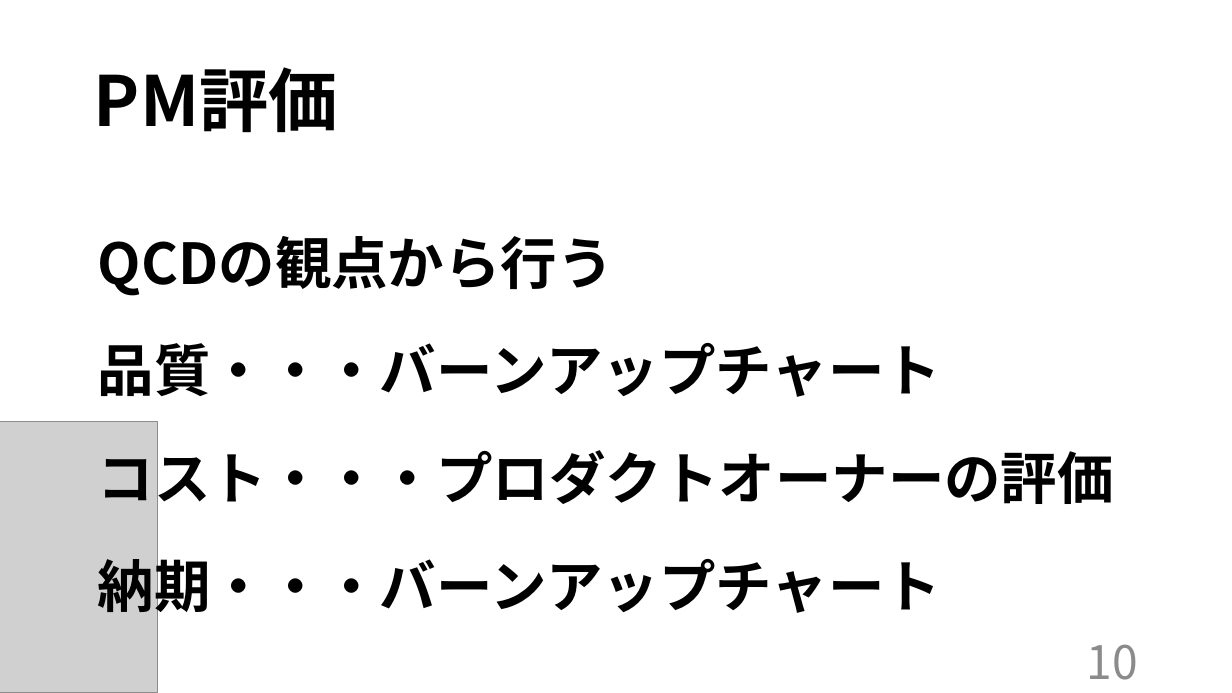
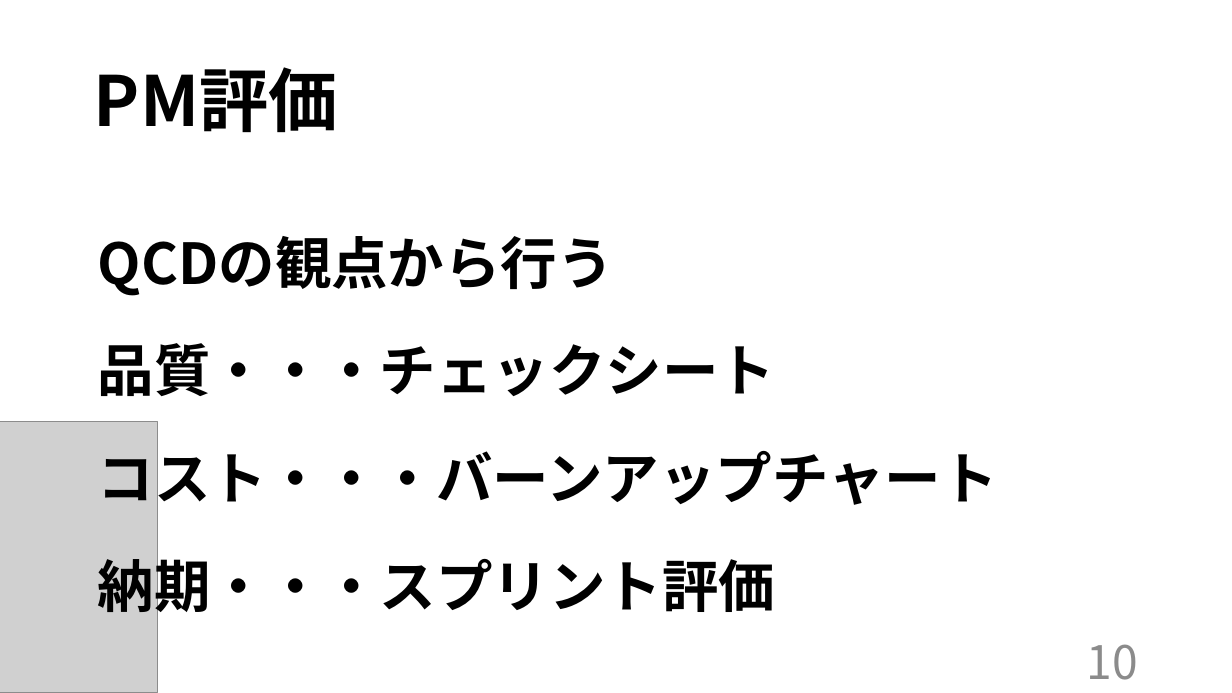
Before and after one commit to kazukiyoshida96/PM-, a slide deck: slide 11 of 最終.pptx. Drawn at 1232x693 pixels with LibreOffice and Linux fonts; fonts in the diff are those of the drawing; grey boxes stand for pictures. Boxes give left, top, right and bottom in pixels: in the first picture for what was removed or moved away, otherwise in the second. Text is boxed around its words. In the diff, an @@ line names an element or a change of style, - is before the commit and + after.

```diff
--- a/最終.pptx
+++ b/最終.pptx
@@ text at (98, 343, 998, 622): text changed @@
-品質・・・バーンアップチャート
-コスト・・・プロダクトオーナーの評価
-納期・・・バーンアップチャート
+品質・・・チェックシート
+コスト・・・バーンアップチャート
+納期・・・スプリント評価
```
Also in this commit, not shown: 3 other slides changed, 3 other files.
